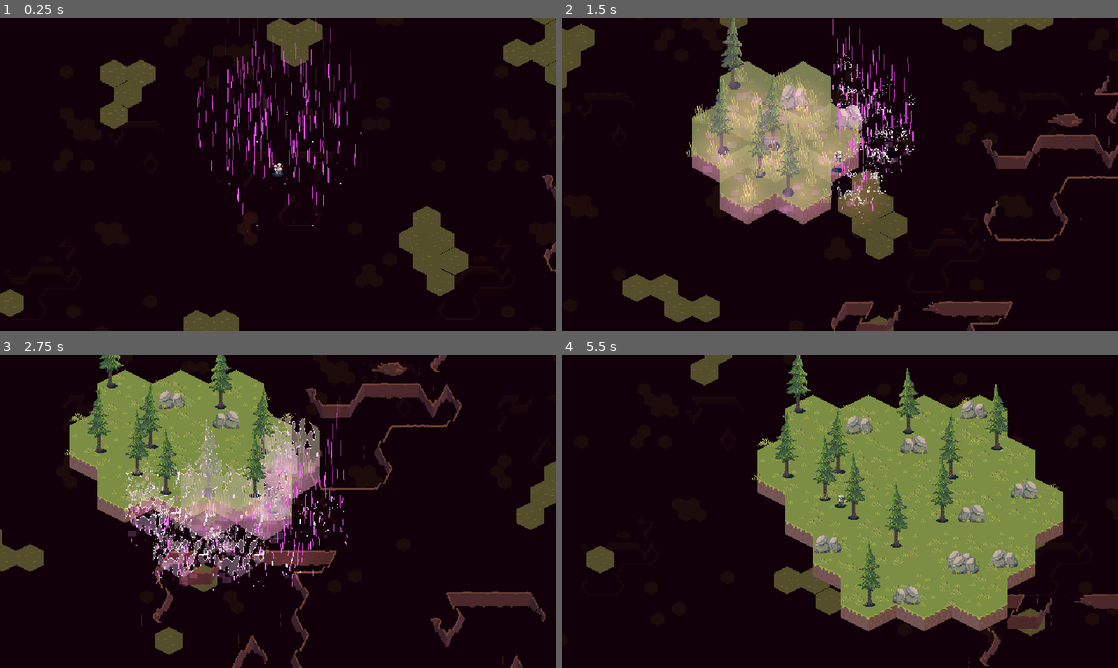
Above: before the commit, frames 1-4 (two rows, left to right).
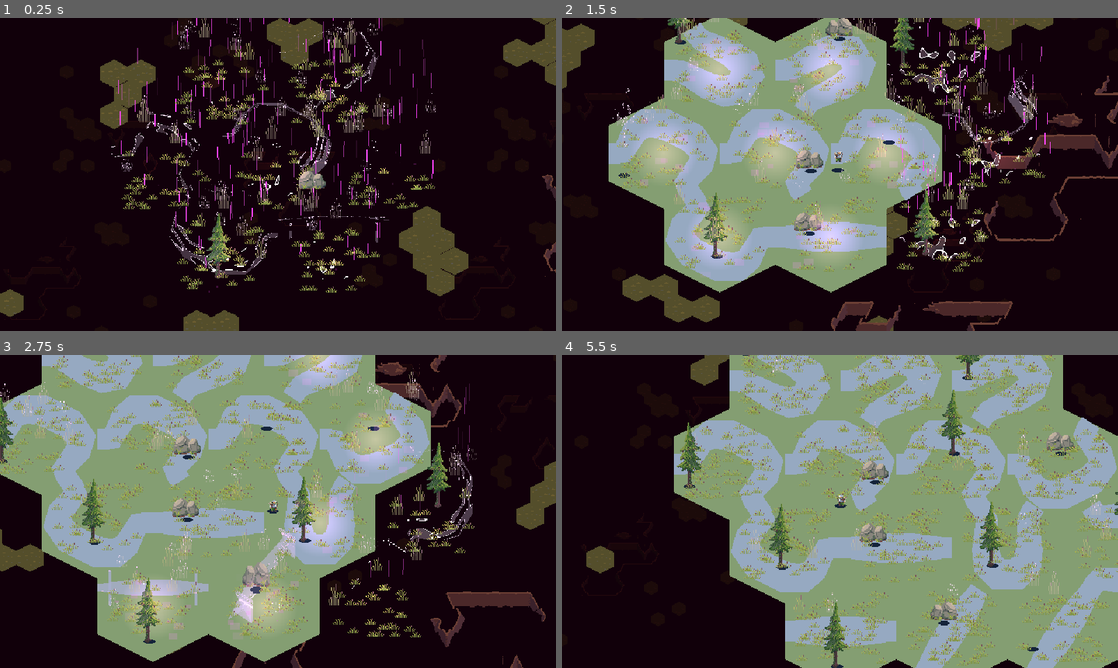
Above: after the commit, the same moments.

Repository: MichaelBarnett/LearnGodot
Game: Godot game, scene res://WorldViewport.tscn
Same seed, same stepped clock (60 frames per second), same inputs: the game is played once before the commit and once after it.
Inputs:
- Up to frame 1 (0.25 s): no input
- Up to frame 2 (1.5 s): hold D (MoveRight) 0.53-1.28 s; tap Space (Interact) at 0.6, 1.35 s; hold S (MoveDown) from 1.28 s (still down)
- Up to frame 3 (2.75 s): release S (MoveDown) at 2.03 s; hold D (MoveRight) from 2.03 s (still down); tap Space (Interact) at 2.1 s
- Up to frame 4 (5.5 s): release D (MoveRight) at 2.78 s; hold W (MoveUp) 2.78-3.53 s; tap Space (Interact) every 0.75 s from 2.85 to 5.1 s; hold A (MoveLeft) 3.53-5.03 s; hold S (MoveDown) from 5.03 s (still down)

The runs differ from the first frame. In frame 1, 7.6% of the frame differs, in the area x 20-79%, y 0-88%; in frame 2, 40%; in frame 3, 56%; in frame 4, 66%, in the area x 20-100%, y 0-100%.

Commit message:
Rivers, Spawn Anything, and hex format logics
Looks like the best way to do rivers will be with the built in Line2D tool - as it makes a nice textured 2D mesh we can use to plop down where we want a river water. Will need to work out how to give it the special water treatment in the future when feeling Shady.
Pulled the HexTile code controlling the spawn effect out into its own dedicated Node. It can now just be attached to anything you want to spawn in dramatically. Hurrah.
Satrted on the hexagon format logic, which will be used to spawn in the correct Hexagon Format in the future for rivers and cliffs.

Diff:
--- a/Assets/Character.tscn
+++ b/Assets/Character.tscn
@@ -1,9 +1,10 @@
-[gd_scene load_steps=7 format=3 uid="uid://dt6cnw8bxuvat"]
+[gd_scene load_steps=8 format=3 uid="uid://dt6cnw8bxuvat"]
 
 [ext_resource type="Script" path="res://GameplayElements/Characters/IsoJump2D.gd" id="1_agyvd"]
 [ext_resource type="Texture2D" uid="uid://c4hhheekpqypp" path="res://Assets/PlaceholderArcherMan.png" id="1_xtwkh"]
 [ext_resource type="Script" path="res://Assets/character_body_2d.gd" id="2_81rfv"]
 [ext_resource type="Texture2D" uid="uid://bmicauswout7l" path="res://Assets/Shadow.png" id="4_ybe82"]
+[ext_resource type="Script" path="res://Effects/spawn_effect_manager.gd" id="5_4vj3q"]
 
 [sub_resource type="CircleShape2D" id="CircleShape2D_qmc6n"]
 radius = 4.0
@@ -55,3 +56,6 @@
 z_as_relative = false
 position = Vector2(0, -6)
 texture = ExtResource("4_ybe82")
+
+[node name="SpawnHexagonEffectManager" type="Node2D" parent="."]
+script = ExtResource("5_4vj3q")
--- a/Assets/hexagon_summon_effect.gd
+++ b/Assets/hexagon_summon_effect.gd
@@ -3,3 +3,8 @@
 func _ready() -> void:
 	$PurpleRain.emitting = true
 	$Vortex.emitting = true
+
+
+
+func _on_vortex_finished() -> void:
+	queue_free()
--- a/Assets/HexagonSummonEffect.tscn
+++ b/Effects/HexagonSummonEffect.tscn
@@ -25,17 +25,19 @@
 
 [node name="ParticleRoot" type="Node2D"]
 y_sort_enabled = true
-script = ExtResource("1_e2g4t")
+script = ExtResource("1_31iu2")
 
 [node name="PurpleRain" type="CPUParticles2D" parent="."]
-z_index = 32
+z_index = 10
+z_as_relative = false
+y_sort_enabled = true
 position = Vector2(0, -128)
 emitting = false
 amount = 64
 lifetime = 0.55
 one_shot = true
 emission_shape = 3
-emission_rect_extents = Vector2(30, 30)
+emission_rect_extents = Vector2(60, 48)
 particle_flag_align_y = true
 direction = Vector2(0, 1)
 spread = 0.0
@@ -58,7 +60,7 @@
 amount = 16
 one_shot = true
 emission_shape = 3
-emission_rect_extents = Vector2(16, 16)
+emission_rect_extents = Vector2(32, 32)
 spread = 180.0
 gravity = Vector2(0, 0)
 orbit_velocity_min = 0.33
@@ -76,4 +78,6 @@
 scale = Vector2(0.26, 0.26)
 color = Color(1, 0.518906, 0.830972, 1)
 energy = 0.5
-texture = ExtResource("1_wroo1")
+texture = ExtResource("2_l2hjw")
+
+[connection signal="finished" from="Vortex" to="." method="_on_vortex_finished"]
--- /dev/null
+++ b/Effects/spawn_effect_manager.gd
@@ -0,0 +1,84 @@
+class_name SpawnHexagonEffectManager extends Node2D
+
+var spawn_progress : float = 0.0
+var spawn_material : ShaderMaterial
+var noise_texture : Texture2D = preload("res://Assets/noise128.png")
+var shader_code = preload("res://Shaders/spawn-effect.gdshader")
+
+var visual_children : Array[Node2D] = []
+var visual_children_materials : Array[ShaderMaterial] = []
+var visual_children_materials_original : Array[Material] = []
+var visual_children_spawn_progress : Array[float] = []
+
+var total_time_to_spawn : float = 1000
+var SPAWN_SPEED : float = 1.0
+var SPAWN_STAGGER : float = 0.5
+var removal : bool = true
+
+func _ready() -> void:
+	call_deferred("setup")
+
+func setup() -> void:
+	gather_visual_children()
+	setup_visual_children()
+
+func spawn_sort(a : Node2D, b : Node2D):
+	if (a.z_index == b.z_index):
+		return (a.position.y < b.position.y)
+	return (a.z_index < b.z_index)
+
+func gather_visual_children() -> void:
+	var parent := get_parent()
+	visual_children.clear()
+	if is_instance_valid(parent):
+		visual_children.append_array(recursively_append_children(parent))
+	visual_children.sort_custom(spawn_sort)
+	#print("Found ", str(visual_children.size()), " children! ")
+
+func recursively_append_children(input_node : Node) -> Array[Node2D]:
+	var output_array : Array[Node2D] = []
+	if is_instance_valid(input_node):
+		if (
+			input_node.is_class("Sprite2D") or
+			input_node.is_class("AnimatedSprite2D") or
+			input_node.is_class("Line2D")
+			) :
+			output_array.append(input_node)
+		for child in input_node.get_children():
+			output_array.append_array(recursively_append_children(child))
+	return output_array
+
+func setup_visual_children() -> void:
+	total_time_to_spawn = 1.0 + ((visual_children.size() + 1) * SPAWN_STAGGER)
+	visual_children_materials.clear()
+	visual_children_spawn_progress.clear()
+	for i in range(visual_children.size()):
+		var my_material = ShaderMaterial.new()
+		my_material.shader = shader_code
+		my_material.set_shader_parameter("noise_texture", noise_texture)
+		var spawn_position : float = float(i+1) / float(visual_children.size())
+		visual_children_spawn_progress.append(
+			-1 * ((total_time_to_spawn - 1) * spawn_position) * SPAWN_STAGGER * randf_range(-SPAWN_STAGGER, SPAWN_STAGGER)
+			)
+		visual_children_materials.append(my_material)
+		visual_children_materials_original.append(visual_children[i].material)
+		visual_children[i].material = my_material
+		visual_children[i].visible = true
+	pass
+
+func _process(delta: float) -> void:
+	process_visual_children(delta)
+	total_time_to_spawn -= delta * SPAWN_SPEED
+	if total_time_to_spawn <= 0.0:
+		release_visual_children()
+
+func process_visual_children(delta : float) -> void:
+	for i in range(visual_children.size()):
+		visual_children_spawn_progress[i] += delta * SPAWN_SPEED
+		var spawn_progress : float = clampf(visual_children_spawn_progress[i], 0.0, 1.0)
+		visual_children[i].material.set_shader_parameter("spawn_progress", spawn_progress)
+
+func release_visual_children() -> void:
+	for i in range(visual_children.size()):
+		visual_children[i].material = visual_children_materials_original[i]
+	queue_free()
--- /dev/null
+++ b/GameplayElements/World/HexRiver.gd
@@ -0,0 +1,43 @@
+class_name HexRiver2D extends Line2D
+
+@export var ENTRY_EDGE : int = 0
+@export var EXIT_EDGE : int = 1
+
+@export var ENTRY_WIDTH : float = 24.0
+@export var EXIT_WIDTH : float = 24.0
+
+#const LineJointMode = LINE_JOINT_ROUND
+const RIVER_FIDELITY := 0.2
+const RIVER_IN_OUT_HANDLES := 0.25
+const RIVER_SKEW_HANDLES := 0.65
+
+func _ready() -> void:
+	setup()
+
+func setup() -> void:
+	calculate_river_points()
+	width_curve = Curve.new()
+	width_curve.add_point(Vector2(0.0,ENTRY_WIDTH))
+	width_curve.add_point(Vector2(0.5,0.75*(ENTRY_WIDTH+EXIT_WIDTH)))
+	width_curve.add_point(Vector2(1.0,EXIT_WIDTH))
+	width = 1.0
+	texture_mode = LINE_TEXTURE_STRETCH
+
+func calculate_river_points() -> void:
+
+	var RiverCurve := Curve2D.new()
+	RiverCurve.add_point(HexLib.HEX_EDGE_CENTRES[ENTRY_EDGE], HexLib.HEX_EDGE_CENTRES[ENTRY_EDGE]*RIVER_IN_OUT_HANDLES, HexLib.HEX_EDGE_CENTRES[ENTRY_EDGE]*-RIVER_IN_OUT_HANDLES)
+	RiverCurve.add_point(HexLib.HEX_EDGE_CENTRES[ENTRY_EDGE]*0.8, HexLib.HEX_EDGE_CENTRES[ENTRY_EDGE]*RIVER_IN_OUT_HANDLES, HexLib.HEX_EDGE_CENTRES[ENTRY_EDGE]*-RIVER_IN_OUT_HANDLES)
+	var skew : Vector2 = (HexLib.HEX_EDGE_CENTRES[ENTRY_EDGE]-HexLib.HEX_EDGE_CENTRES[EXIT_EDGE])*RIVER_SKEW_HANDLES
+	RiverCurve.add_point(Vector2(HexLib.HEX_EDGE_CENTRES[ENTRY_EDGE]+HexLib.HEX_EDGE_CENTRES[EXIT_EDGE]).normalized()*HexLib.HEX_HALFWIDTH*-0.5, skew, -skew)
+	RiverCurve.add_point(HexLib.HEX_EDGE_CENTRES[EXIT_EDGE]*0.8, HexLib.HEX_EDGE_CENTRES[EXIT_EDGE]*-RIVER_IN_OUT_HANDLES, HexLib.HEX_EDGE_CENTRES[EXIT_EDGE]*RIVER_IN_OUT_HANDLES)
+	RiverCurve.add_point(HexLib.HEX_EDGE_CENTRES[EXIT_EDGE], HexLib.HEX_EDGE_CENTRES[EXIT_EDGE]*-RIVER_IN_OUT_HANDLES, HexLib.HEX_EDGE_CENTRES[EXIT_EDGE]*RIVER_IN_OUT_HANDLES)
+
+	clear_points()
+	add_point(HexLib.HEX_EDGE_CENTRES[ENTRY_EDGE])
+	var f : float = 0.5 + RIVER_FIDELITY
+	while(f < RiverCurve.point_count-1.5):
+		add_point(RiverCurve.samplef(f))
+		f+=RIVER_FIDELITY
+
+	add_point(HexLib.HEX_EDGE_CENTRES[EXIT_EDGE])
--- /dev/null
+++ b/GameplayElements/World/Hexagons/HexFormats.gd
@@ -0,0 +1,94 @@
+
+class_name HexEdgeFormat
+extends Resource
+
+@export var Right : HexEdge
+@export var RightDown : HexEdge
+@export var LeftDown : HexEdge
+@export var Left : HexEdge
+@export var LeftUp : HexEdge
+@export var RightUp : HexEdge
+
+enum HexEdge {
+	ANY,
+	CLEAR,
+	WATER_IN,
+	WATER_OUT,
+	CLIFF_UP,
+	CLIFF_DOWN,
+	ERROR
+}
+
+func CompareEdges(a: HexEdge, b: HexEdge) -> bool:
+	if a == HexEdge.ANY or b == HexEdge.ANY:
+		return true
+	else:
+		return (a == b)
+
+func CompareHexEdges(a : HexEdgeFormat, b : HexEdgeFormat) -> bool:
+	return (
+		CompareEdges(a.Right,b.Right) and
+		CompareEdges(a.RightDown,b.RightDown) and
+		CompareEdges(a.LeftDown,b.LeftDown) and
+		CompareEdges(a.Left,b.Left) and
+		CompareEdges(a.LeftUp,b.LeftUp) and
+		CompareEdges(a.RightUp,b.RightUp)
+	)
+
+func validate() -> bool:
+	var needs_water_in : bool = false
+	var has_water_in : bool = false
+	var needs_water_out : bool = false
+	var has_water_out : bool = false
+
+	for edge in get_edges():
+		if (edge == HexEdge.WATER_IN):
+			has_water_in = true
+			needs_water_out = true
+		if (edge == HexEdge.WATER_OUT):
+			has_water_out = true
+			needs_water_in = true
+
+	var failure_flag : bool = false
+	if needs_water_in and not has_water_in:
+		failure_flag = true
+	if needs_water_out and not has_water_in:
+		failure_flag = true
+
+	return failure_flag
+
+func get_edges() -> Array[HexEdge]:
+	return [Right, RightDown, LeftDown, Left, LeftUp, RightUp]
+
+func i_get(i: int) -> HexEdge:
+	var i_rounded := i%6
+	match i_rounded:
+		0:
+			return Right
+		1:
+			return RightDown
+		2:
+			return LeftDown
+		3:
+			return Left
+		4:
+			return LeftUp
+		5:
+			return RightUp
+	return HexEdge.ERROR
+
+func i_set(i: int, input : HexEdge):
+	var i_rounded := i%6
+	match i_rounded:
+		0:
+			Right = input
+		1:
+			RightDown = input
+		2:
+			LeftDown = input
+		3:
+			Left = input
+		4:
+			LeftUp = input
+		5:
+			RightUp = input
--- a/GameplayElements/World/Hexagons/HexLib.gd
+++ b/GameplayElements/World/Hexagons/HexLib.gd
@@ -1,19 +1,30 @@
 class_name HexLib
 
-const CUBE_DIRECTION_VECTORS = [
+const CUBE_DIRECTION_VECTORS := [
 	Vector3i(+1, 0, -1), Vector3i(0, +1, -1), Vector3i(-1, +1, 0),
 	Vector3i(-1, 0, 1), Vector3i(0, -1, 1), Vector3i(+1, -1, 0),
 ]
 
-const AXIAL_DIRECTION_VECTORS = [
+const AXIAL_DIRECTION_VECTORS := [
 	Vector2i(+1, 0), Vector2i(0, +1), Vector2i(-1, +1),
 	Vector2i(-1, 0), Vector2i(0, -1), Vector2i(+1, -1),
 ]
 
-const HEX_SIZE : Vector2 = Vector2(64, 64)
+const HEX_SIZE : Vector2 = Vector2(128, 128)
 const HEX_OFFSETS : Vector2 = Vector2(HEX_SIZE.x, HEX_SIZE.y * 3/4)
 const HEX_ASPECT_RATIO : float = 2.0 / sqrt(3)
 const HEX_HALFWIDTH : float = HEX_OFFSETS.x / 2
+const HEX_HALFOFFSETS : Vector2 = HEX_OFFSETS / 2
+
+const HEX_EDGE_CENTRES := [
+	Vector2i(HEX_HALFOFFSETS.x,0.0),
+	Vector2i(HEX_HALFOFFSETS.x/2,HEX_OFFSETS.y/2),
+	Vector2i(-HEX_HALFOFFSETS.x/2,HEX_OFFSETS.y/2),
+	Vector2i(-HEX_HALFOFFSETS.x,0.0),
+	Vector2i(-HEX_HALFOFFSETS.x/2,-HEX_OFFSETS.y/2),
+	Vector2i(HEX_HALFOFFSETS.x/2,-HEX_OFFSETS.y/2)
+]
+
 
 static func axial_to_pixel(coord : Vector2) -> Vector2:
 	return Vector2((coord.x * HEX_OFFSETS.x) + coord.y * HEX_HALFWIDTH,
--- a/GameplayElements/World/Hexagons/HexagonManager.gd
+++ b/GameplayElements/World/Hexagons/HexagonManager.gd
@@ -64,3 +64,22 @@
 
 func get_nearest_hexagon_id(coord : Vector2) -> Vector2i:
 	return HexLib.round_axial(HexLib.pixel_to_axial(coord))
+
+func get_required_hexagon_format(coord : Vector2i) -> HexEdgeFormat:
+	var neighbour_coords = HexLib.get_ring(coord, 1)
+	var OutputHexEdgeFormat : HexEdgeFormat
+	var out : HexEdgeFormat
+	for i in range(6):
+		var hex_tile = placed_hexagons.find_key(neighbour_coords[i])
+		if hex_tile:
+			out.i_set(i, hex_tile.format.i_get(i+3))
+		else:
+			out.i_set(i, HexEdgeFormat.HexEdge.ANY)
+	return out
+
+func collapse_hexagon_format(input : HexEdgeFormat) -> HexEdgeFormat:
+	""" Insert spawn logic. """
+	for i : int in range(6):
+		if input.i_get(i) == HexEdgeFormat.HexEdge.ANY:
+			input.i_set(i, HexEdgeFormat.HexEdge.CLEAR)
+	return input
--- a/GameplayElements/World/Hexagons/HexagonTile.tscn
+++ b/GameplayElements/World/Hexagons/HexagonTile.tscn
@@ -1,16 +1,12 @@
 [gd_scene load_steps=9 format=3 uid="uid://dhyco2plw1s6"]
 
 [ext_resource type="Script" path="res://GameplayElements/World/Hexagons/Hexagontile.gd" id="1_7eh45"]
-[ext_resource type="Shader" path="res://Shaders/spawn-effect.gdshader" id="2_1mwnp"]
-[ext_resource type="Texture2D" uid="uid://bpgsn3p3ch3fa" path="res://Assets/HexaTest.png" id="2_figmm"]
+[ext_resource type="Texture2D" uid="uid://cl64b68u2tmvf" path="res://Assets/HexaTest03.png" id="2_5ryx2"]
 [ext_resource type="Texture2D" uid="uid://cefxmjd7gbs0x" path="res://Assets/tree01.png" id="3_le3g0"]
 [ext_resource type="Texture2D" uid="uid://bmicauswout7l" path="res://Assets/Shadow.png" id="4_84o5g"]
-[ext_resource type="PackedScene" uid="uid://c2ecc2m34wqlr" path="res://Assets/HexagonSummonEffect.tscn" id="6_m2lr4"]
-
-[sub_resource type="ShaderMaterial" id="ShaderMaterial_6j4q4"]
-shader = ExtResource("2_1mwnp")
-shader_parameter/spawn_progress = 0.0
-shader_parameter/tolerance = 0.05
+[ext_resource type="PackedScene" uid="uid://c2ecc2m34wqlr" path="res://Effects/HexagonSummonEffect.tscn" id="6_m2lr4"]
+[ext_resource type="Script" path="res://Effects/spawn_effect_manager.gd" id="7_fewam"]
+[ext_resource type="Script" path="res://GameplayElements/World/HexRiver.gd" id="7_hvx4q"]
 
 [sub_resource type="NavigationPolygon" id="NavigationPolygon_8l2j5"]
 vertices = PackedVector2Array(32, -15.8203, 32, 15.8203, 0, 31.8203, -32, 15.8203, -32, -15.8203, 0, -31.8203)
@@ -25,20 +21,20 @@
 modulate = Color(0.960351, 0.960351, 0.960351, 1)
 y_sort_enabled = true
 position = Vector2(0, 32)
-texture = ExtResource("2_figmm")
+texture = ExtResource("2_5ryx2")
 offset = Vector2(0, -32)
 
 [node name="Sprite2D" type="Sprite2D" parent="."]
 z_index = 10
 z_as_relative = false
 y_sort_enabled = true
-material = SubResource("ShaderMaterial_6j4q4")
 position = Vector2(52, 3)
 texture = ExtResource("3_le3g0")
 offset = Vector2(0, -36)
 
 [node name="Sprite2D" type="Sprite2D" parent="Sprite2D"]
-z_index = -10
+z_index = 5
+z_as_relative = false
 position = Vector2(1, -2)
 texture = ExtResource("4_84o5g")
 
@@ -47,6 +43,15 @@
 radius = 8.0
 
 [node name="NavigationRegion2D" type="NavigationRegion2D" parent="."]
+scale = Vector2(2, 2)
 navigation_polygon = SubResource("NavigationPolygon_8l2j5")
 
 [node name="ParticleRoot" parent="." instance=ExtResource("6_m2lr4")]
+
+[node name="SpawnHexagonEffectManager" type="Node2D" parent="."]
+script = ExtResource("7_fewam")
+
+[node name="HexRiver2D" type="Line2D" parent="."]
+z_index = 5
+default_color = Color(0.588235, 0.662745, 0.756863, 1)
+script = ExtResource("7_hvx4q")
--- a/GameplayElements/World/Hexagons/Hexagontile.gd
+++ b/GameplayElements/World/Hexagons/Hexagontile.gd
@@ -1,37 +1,26 @@
 extends Node2D
 
-var side_key = "000000"
+var format : HexEdgeFormat
 var solve_requested : bool = false
 var is_solved : bool = false
 
-var SolvingEffects : PackedScene = preload("res://Assets/HexagonSolveEffect.tscn")
-var AnimatingEffects : PackedScene = preload("res://Assets/HexagonSummonEffect.tscn")
-
-var current_effect
 var sprite_texture : Texture2D = preload("res://Assets/cat_tails.png")
 var rock_texture : Texture2D = preload("res://Assets/rocks.png")
 
-var spawn_progress : float = 0.0
-var my_material : ShaderMaterial
-var noise_texture : Texture2D = preload("res://Assets/noise128.png")
+func get_random_position() -> Vector2:
+	var max_width = 0.5*HexLib.HEX_OFFSETS.x-16
+	var max_height = 0.5*HexLib.HEX_OFFSETS.y-8
+	return Vector2(
+		randi_range(-max_width,max_width),
+		randi_range(-max_height,max_height)
+		)
 
-# Called when the node enters the scene tree for the first time.
 func _ready() -> void:
-	var spawn_x = randi_range(24,-24)
-	var spawn_y = randi_range(24,-24)
+
 	$Sprite2D.flip_h = bool(randi_range(0,1))
-	$Sprite2D.position = Vector2(spawn_x, spawn_y)
+	$Sprite2D.position = get_random_position()
 
-	var shader_code = preload("res://Shaders/spawn-effect.gdshader")
-
-	my_material = ShaderMaterial.new()
-	my_material.shader = shader_code
-	my_material.set_shader_parameter("noise_texture", noise_texture)
-	$Sprite2D.material = my_material
-	$Base.material = my_material
-	$Sprite2D/Sprite2D.material = my_material
-
-	for i in range(8):
+	for i in range(64):
 		spawn_grass()
 
 	if randi()%3==0:
@@ -39,17 +28,9 @@
 		$Sprite2D.offset.y = -16
 		$Sprite2D/Sprite2D.visible = false
 
-func _process(delta: float) -> void:
-	spawn_progress = move_toward(spawn_progress, 1.0, 0.01)
-	if is_instance_valid(my_material):
-		my_material.set_shader_parameter("spawn_progress", spawn_progress)
-		if (spawn_progress > 0.99 and spawn_progress != 1.0):
-			spawn_progress = 1.0
-			$ParticleRoot.queue_free()
-			$Sprite2D.material = null
-			$Base.material = null
-			$Sprite2D/Sprite2D.material = null
-
+	$HexRiver2D.ENTRY_EDGE = randi_range(0,5)
+	$HexRiver2D.EXIT_EDGE = ($HexRiver2D.ENTRY_EDGE + randi_range(1,5))%6
+	$HexRiver2D.setup()
 
 func spawn_grass():
 	var sprite_instance := Sprite2D.new()
@@ -57,22 +38,15 @@
 	sprite_instance.y_sort_enabled = true
 	sprite_instance.z_as_relative = false
 	sprite_instance.z_index = 10
-	sprite_instance.position = Vector2(randi_range(-32,32),randi_range(-24,24))
+	sprite_instance.position = get_random_position()
 	sprite_instance.offset.y = -4
-	sprite_instance.material = my_material
 	add_child(sprite_instance)
 
 func start_solving() -> void:
-	current_effect = SolvingEffects.instantiate()
-	add_child(current_effect)
 	$base.visible = false
 	solve()
 
 func spawn_tile() -> void:
-	if current_effect:
-		current_effect.queue_free()
-	current_effect = AnimatingEffects.instantiate()
-	add_child(current_effect)
 	$base.visible = true
 
 func solve() -> void:
--- a/GameplayElements/World/Hexagons/spawn_effect_manager.gd
+++ /dev/null
@@ -1,10 +0,0 @@
-class_name SpawnHexagonEffectManager extends Node2D
-
-
-var visual_children : Array[Node2D]
-
-func _ready() -> void:
-	pass
-
-func gather_visual_children() -> void:
-	pass
--- /dev/null
+++ b/WaterTest.tscn
@@ -0,0 +1,17 @@
+[gd_scene load_steps=3 format=3 uid="uid://ixrrmm2we7ve"]
+
+[ext_resource type="Script" path="res://GameplayElements/World/HexRiver.gd" id="1_hf4u3"]
+[ext_resource type="Texture2D" uid="uid://cl64b68u2tmvf" path="res://Assets/HexaTest03.png" id="2_wxcme"]
+
+[node name="Node2D" type="Node2D"]
+
+[node name="HexRiver2D" type="Line2D" parent="."]
+position = Vector2(432, 341)
+points = PackedVector2Array(0, 0)
+default_color = Color(0.588235, 0.662745, 0.756863, 1)
+script = ExtResource("1_hf4u3")
+EXIT_EDGE = 5
+
+[node name="HexaTest03" type="Sprite2D" parent="HexRiver2D"]
+z_index = -10
+texture = ExtResource("2_wxcme")
--- a/Worlds/sub_viewport_container.gd
+++ b/Worlds/sub_viewport_container.gd
@@ -35,7 +35,15 @@
 	_debug_text = str(window_size) + " " + str(Vector2(OUTCOME_HORIZONTAL_PIXEL_RESOLUTION, DESIRED_VERTICAL_PIXEL_RESOLUTION)) + " " + str(screen_ratio)
 
 func _process(delta : float) -> void:
-	my_camera.global_position = lerp(my_camera.global_position, my_player.global_position+my_player.velocity*CAMERA_AHEAD_SCALE, delta*CAMERA_SPEED)
+	#var target_camera_position : Vector2 = HexLib.axial_to_pixel(HexLib.round_axial(HexLib.pixel_to_axial(my_player.global_position)))
+	var target_camera_position : Vector2 = my_player.global_position+my_player.velocity*CAMERA_AHEAD_SCALE
+
+	my_camera.global_position = lerp(
+		my_camera.global_position,
+		target_camera_position,
+		delta*CAMERA_SPEED
+	)
+
 	var actual_camera_position : Vector2 = my_camera.global_position
 	var stabilisation_offset : Vector2 = Vector2(
 		actual_camera_position.round().x - actual_camera_position.x,
--- a/project.godot
+++ b/project.godot
@@ -19,7 +19,6 @@
 
 window/size/viewport_width=1920
 window/size/viewport_height=1080
-window/size/mode=3
 window/stretch/mode="canvas_items"
 window/stretch/aspect="expand"
 
Binary file added: Assets/HexaTest03.png
Not shown, added: Assets/HexaTest03.png.import
Binary file added: Assets/WaterParticle01.png
Not shown, added: Assets/WaterParticle01.png.import
Binary file added: Assets/WaterParticle02.png
Not shown, added: Assets/WaterParticle02.png.import
Binary file added: Assets/water_particles.aseprite
Binary file added: Assets/watertiles.aseprite
Renamed: Assets/HexagonSolveEffect.tscn -> Effects/HexagonSolveEffect.tscn
Not shown: 1 places in Effects/HexagonSummonEffect.tscn that only renumber resources
Not shown, added: Worlds/Tes852A.tmp
